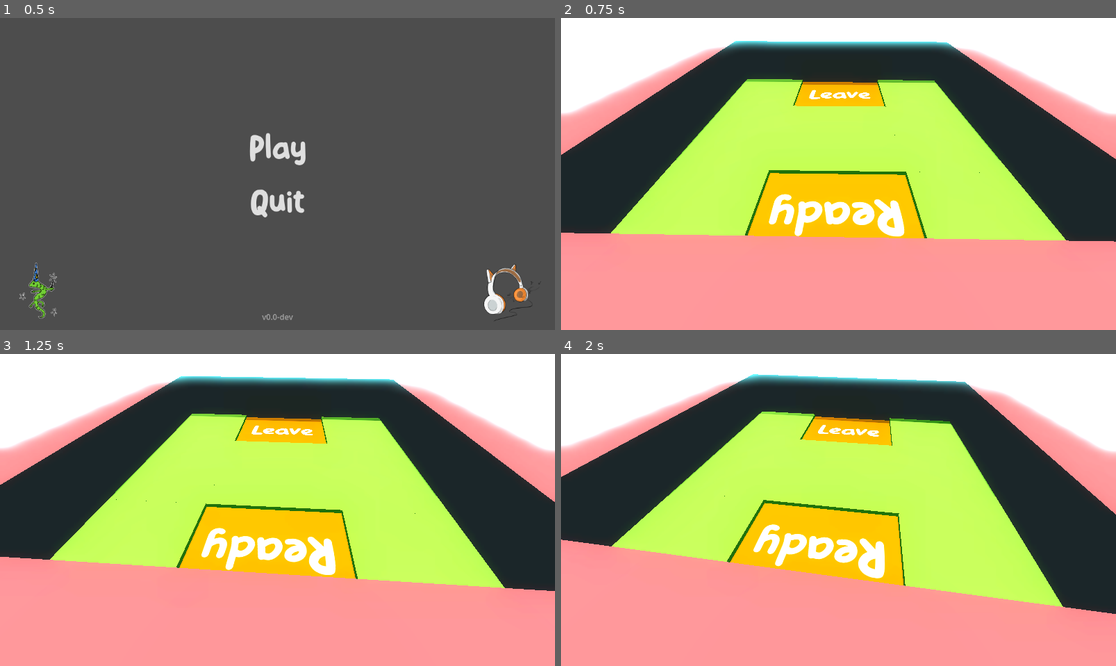
Above: before the commit, frames 1-4 (two rows, left to right).
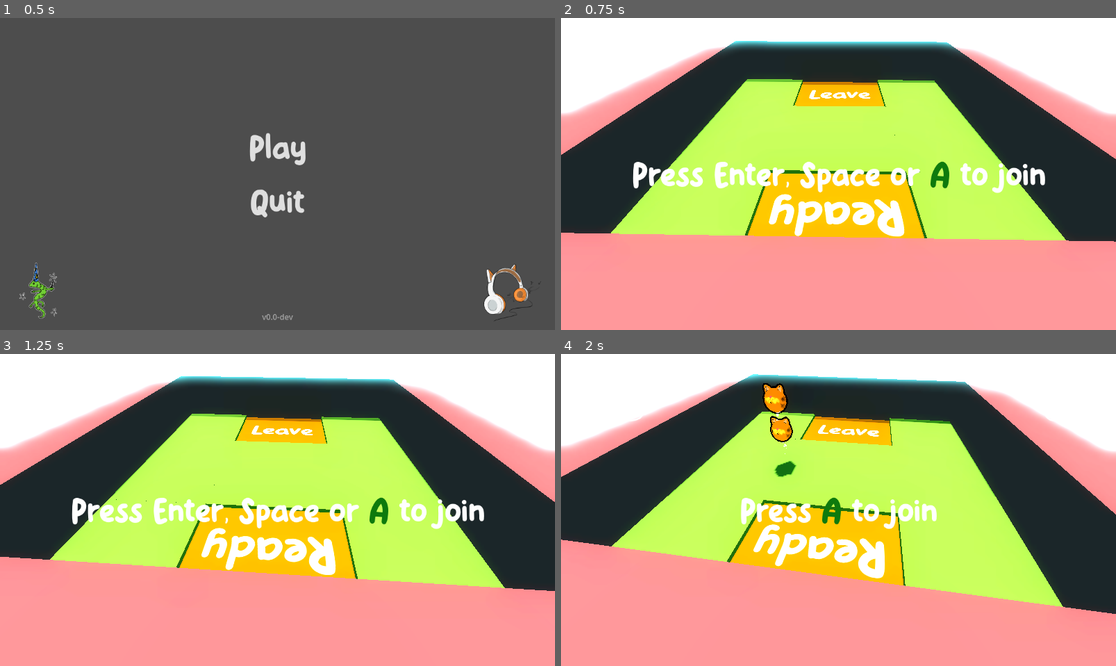
Above: after the commit, the same moments.

Repository: HedgeLizards/ggj24
Game: Godot game, scene res://scenes/start.tscn
Two runs of this game, one before a commit and one after it. Both use one fixed random seed, a clock stepped at 60 frames per second and the inputs below. Sound files missing from this copy of the repository are replaced by a short silence.
Inputs (mouse positions are in pixels of both pictures, inside the frame that each line leads up to):
- Up to frame 1 (0.5 s): no input
- Up to frame 2 (0.75 s): click "Play" at 0.5 s
- Up to frame 3 (1.25 s): no input
- Up to frame 4 (2 s): tap Enter (join_1) at 1.25 s; move the mouse to (960, 494) at 1.27 s; tap Space (join_0) at 1.35 s

Frame 1 is identical in both runs. In frame 2, 2.6% of the frame differs, in the area x 12-88%, y 45-57%; in frame 3, 2.6%; in frame 4, 2.1%.
Error before the commit: Parse Error: Expected closing "]" after array elements. (res://code/main.gd:14)

Commit message:
Fix previous commit

Diff:
--- a/code/main.gd
+++ b/code/main.gd
@@ -11,7 +11,7 @@
 
 var levels = [
 	preload("res://scenes/levels/dont_fall.tscn"),
-	preload("res://scenes/levels/disco.tscn")
+	preload("res://scenes/levels/disco.tscn"),
 	preload("res://scenes/levels/pushover.tscn")
 ]
 
